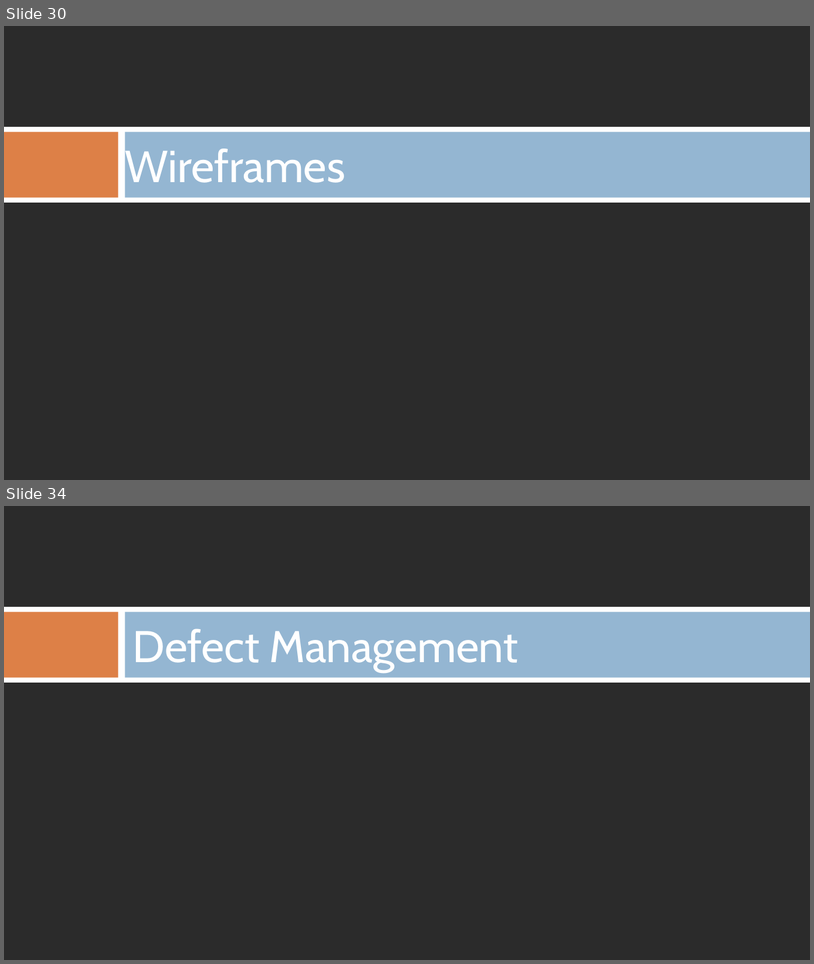
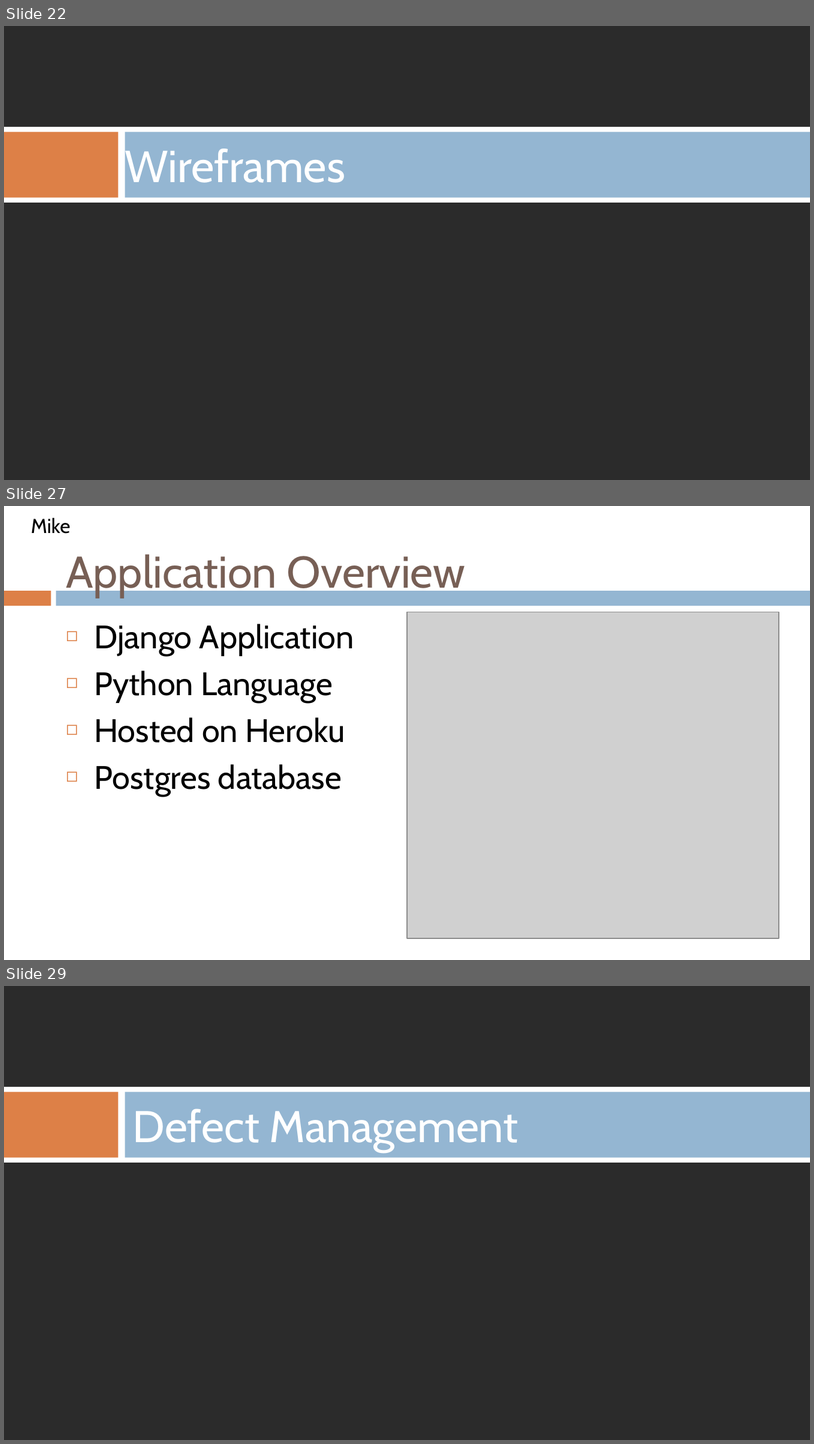
Before and after one commit to gvaccaro21/CS633---Term-Project, a slide deck: Final Presenation/CS_633_Zac3_term_project_report_FINAL_draft.pptx. Shown one above the other, each under a label of ours: slides 30 and 34 before the commit, slides 22, 27 and 29 after it; the slides between them are not shown. The pictures are 814x964 and 814x1444 pixels, drawn with LibreOffice and Linux fonts; fonts in the diff are those of the drawing; grey boxes stand for pictures; background and template pictures are left out; a plain dark background stands for a picture behind light text. Boxes give left, top, right and bottom in pixels: in the first picture for what was removed or moved away, otherwise in the second. Text is boxed around its words. In the diff, an @@ line names an element or a change of style, - is before the commit and + after.

```diff
--- a/Final Presenation/CS_633_Zac3_term_project_report_FINAL_draft.pptx
+++ b/Final Presenation/CS_633_Zac3_term_project_report_FINAL_draft.pptx
@@ slide 27 added at bbox=[4, 506, 810, 960], background #FFFFFF @@
@@ text added at bbox=[31, 517, 71, 534], 18 pt, text #000000 @@
+Mike
@@ title added at bbox=[66, 554, 465, 597], 39.6 pt, text #775F55 @@
+Application Overview
@@ rectangle added at bbox=[4, 591, 51, 606], fill #DD8047 @@
@@ rectangle added at bbox=[56, 591, 810, 606], fill #94B6D2 @@
@@ picture added at bbox=[407, 612, 779, 938] @@
@@ text added at bbox=[94, 624, 354, 796], 29 pt, text #000000 @@
+◻ Django Application
+◻ Python Language
+◻ Hosted on Heroku
+◻ Postgres database
@@ what was slide 30 is now slide 22 @@
@@ what was slide 34 is now slide 29 @@
```
Also in this commit, not shown: 28 slides changed, 2 other slides added.
